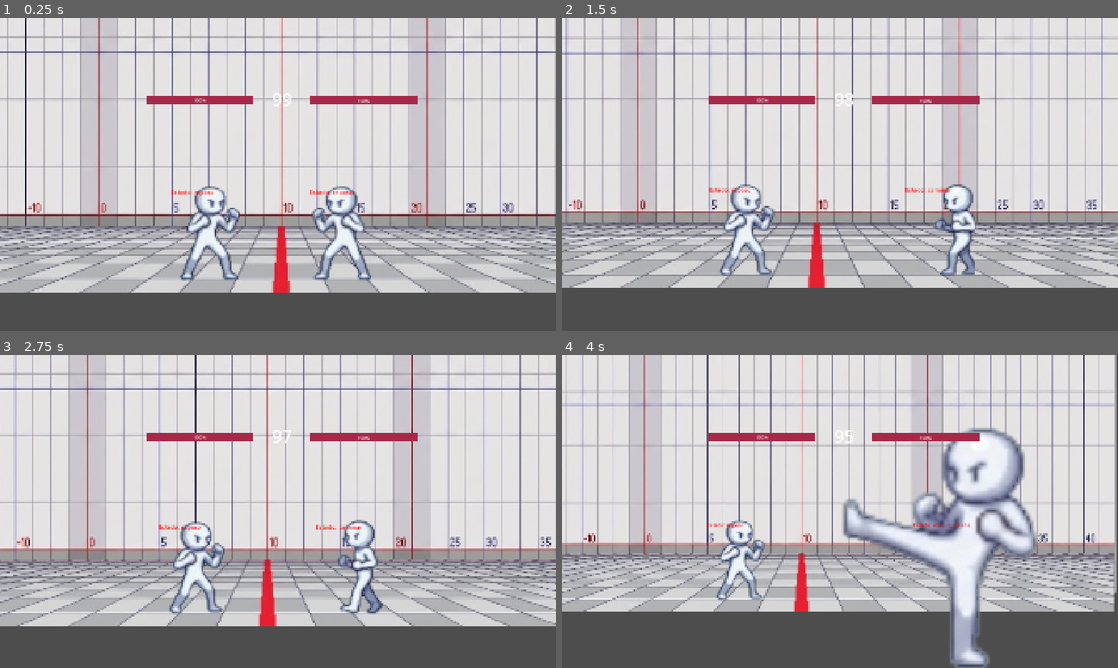
Above: before the commit, frames 1-4 (two rows, left to right).
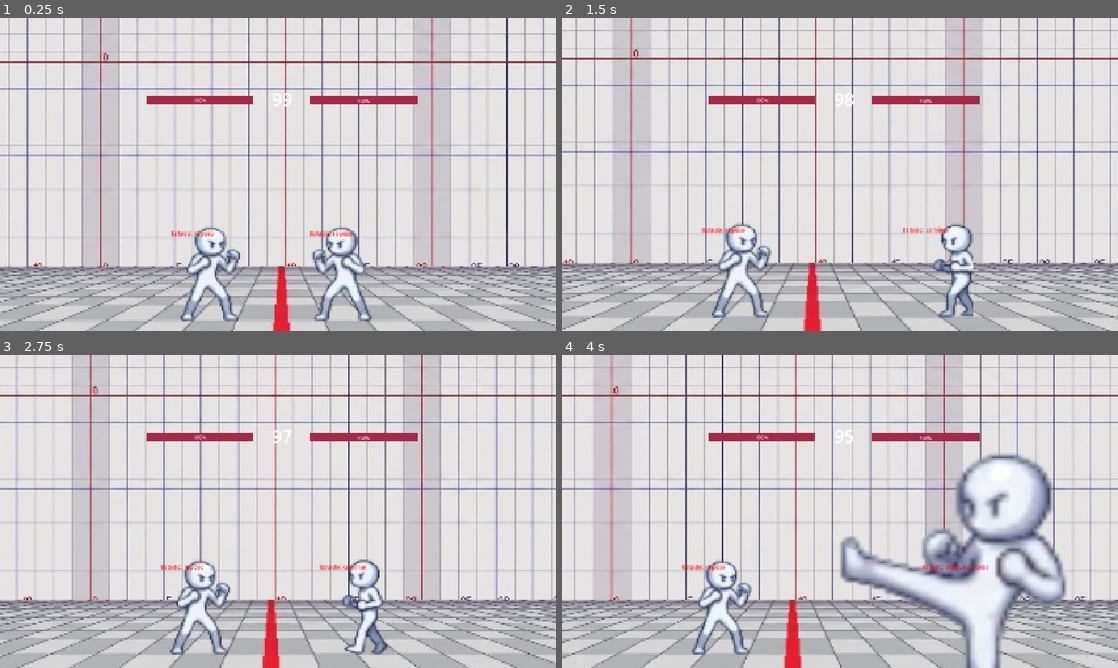
Above: after the commit, the same moments.

Repository: Sergio-Rojas27/GNDU
Game: Godot game, scene res://escenario_(prueba).tscn
Two runs of this game, one before a commit and one after it. Both use one fixed random seed, a clock stepped at 60 frames per second and the inputs below.
Inputs:
- Up to frame 1 (0.25 s): no input
- Up to frame 2 (1.5 s): tap Enter (ui_accept) at 0.5, 0.77 s; hold Right (ui_right) from 0.53 s (still down)
- Up to frame 3 (2.75 s): tap Enter (ui_accept) at 1.52 s; release Right (ui_right) at 2.03 s; hold Left (ui_left) from 2.03 s (still down)
- Up to frame 4 (4 s): release Left (ui_left) at 2.78 s; hold Right (ui_right) from 2.78 s (still down); tap Enter (ui_accept) at 3.02, 3.77 s

The runs differ from the first frame. In frame 1, 46% of the frame differs, in the area x 0-100%, y 0-100%; in frame 2, 48%; in frame 3, 49%; in frame 4, 59%.

Commit message:
Arreglo camara (faltan bordes)

Diff:
--- a/nucleo3_combate/Camara.gd
+++ b/nucleo3_combate/Camara.gd
@@ -3,47 +3,38 @@
 @export var jugador_1: CharacterBody2D
 @export var jugador_2: CharacterBody2D
 
-# Límites del escenario en píxeles (ajusta estos valores según el tamaño de tu fondo)
-@export var limite_izquierdo: float = 0.0
-@export var limite_derecho: float = 1920.0
-
-# Distancias de zoom
-@export var zoom_minimo: float = 1.0
-@export var zoom_maximo: float = 1.3
-@export var distancia_base_zoom: float = 600.0
-
-# Compensación de altura (baja el número hacia -300 si quieres la cámara más arriba)
-@export var offset_altura: float = -150.0
+# Las medidas exactas de tu fondo
+const LIMITE_IZQUIERDO: float = 0.0
+const LIMITE_DERECHO: float = 1920.0
+const LIMITE_SUPERIOR: float = 0.0
+const LIMITE_INFERIOR: float = 1080.0
 
 func _ready() -> void:
 	make_current()
 
-func _process(_delta: float) -> void:
+func _process(delta: float) -> void:
 	if not jugador_1 or not jugador_2:
 		return
 
-	# 1. Calcular puntos medios
+	# 1. Punto medio de los jugadores
 	var centro_x = (jugador_1.global_position.x + jugador_2.global_position.x) / 2.0
 	var centro_y = (jugador_1.global_position.y + jugador_2.global_position.y) / 2.0
 
-	# 2. Calcular la distancia para el zoom
-	var distancia_entre_ellos = abs(jugador_1.global_position.x - jugador_2.global_position.x)
-	AnimatorZoom(distancia_entre_ellos)
+	var ancho_pantalla_mitad = (get_viewport_rect().size.x / 2.0) / zoom.x
+	var alto_pantalla_mitad = (get_viewport_rect().size.y / 2.0) / zoom.y
 
-	# 3. Restringir la cámara en los bordes X
-	var ancho_pantalla_mitad = (get_viewport_rect().size.x / 2.0) / zoom.x
+	# 2. X exacto e instantáneo (Freno lateral automático)
 	var posicion_final_x = clamp(
 		centro_x,
-		limite_izquierdo + ancho_pantalla_mitad,
-		limite_derecho - ancho_pantalla_mitad
+		LIMITE_IZQUIERDO + ancho_pantalla_mitad,
+		LIMITE_DERECHO - ancho_pantalla_mitad
 	)
 
-	# 4. Aplicar posición suavizada con compensación de altura
-	global_position = global_position.lerp(Vector2(posicion_final_x, centro_y + offset_altura), 0.2)
+	# 3. Y dinámico para los saltos
+	var limite_piso_y = LIMITE_INFERIOR - alto_pantalla_mitad
+	# Restamos un offset (ej. 100) al centro_y para encuadrar el pecho/cabeza y no los pies
+	var objetivo_y = clamp(centro_y - 100, LIMITE_SUPERIOR + alto_pantalla_mitad, limite_piso_y)
 
-func AnimatorZoom(distancia: float) -> void:
-	var factor = clamp(distancia / distancia_base_zoom, 0.8, 1.2)
-	var valor_zoom = remap(factor, 0.8, 1.2, zoom_maximo, zoom_minimo)
-	valor_zoom = clamp(valor_zoom, zoom_minimo, zoom_maximo)
-
-	zoom = zoom.lerp(Vector2(valor_zoom, valor_zoom), 0.1)
+	# 4. Aplicar movimiento: X es rígido, Y es suave (lerp)
+	global_position.x = posicion_final_x
+	global_position.y = lerp(global_position.y, objetivo_y, 5.0 * delta)
--- a/nucleo3_combate/escenario_(prueba).tscn
+++ b/nucleo3_combate/escenario_(prueba).tscn
@@ -77,13 +77,13 @@
 horizontal_alignment = 1
 
 [node name="Fondo" type="Sprite2D" parent="." unique_id=767365593]
-position = Vector2(945.0001, 312)
-scale = Vector2(1.8955077, 2.4851918)
+position = Vector2(954.2501, 514.38245)
+scale = Vector2(1.9135741, 1.7775611)
 texture = ExtResource("2_8v6x3")
 
 [node name="Fondo2" type="Sprite2D" parent="." unique_id=479482562]
-position = Vector2(944.3605, 989)
-scale = Vector2(3.1948586, 1.8555506)
+position = Vector2(944.3605, 989.9668)
+scale = Vector2(3.1948586, 1.8756921)
 texture = ExtResource("3_np4jd")
 
 [node name="ColisionEscenario" type="StaticBody2D" parent="." unique_id=2063510594]
--- a/nucleo3_combate/jugador(porsia).tscn
+++ b/nucleo3_combate/jugador(porsia).tscn
@@ -466,7 +466,7 @@
 position = Vector2(-4.999997, -27.784315)
 scale = Vector2(3.4045453, 3.1996799)
 sprite_frames = SubResource("SpriteFrames_wddc5")
-animation = &"Tumbar"
+animation = &"Reposo"
 
 [node name="Hurtbox" type="Area2D" parent="." unique_id=283507046]
 
